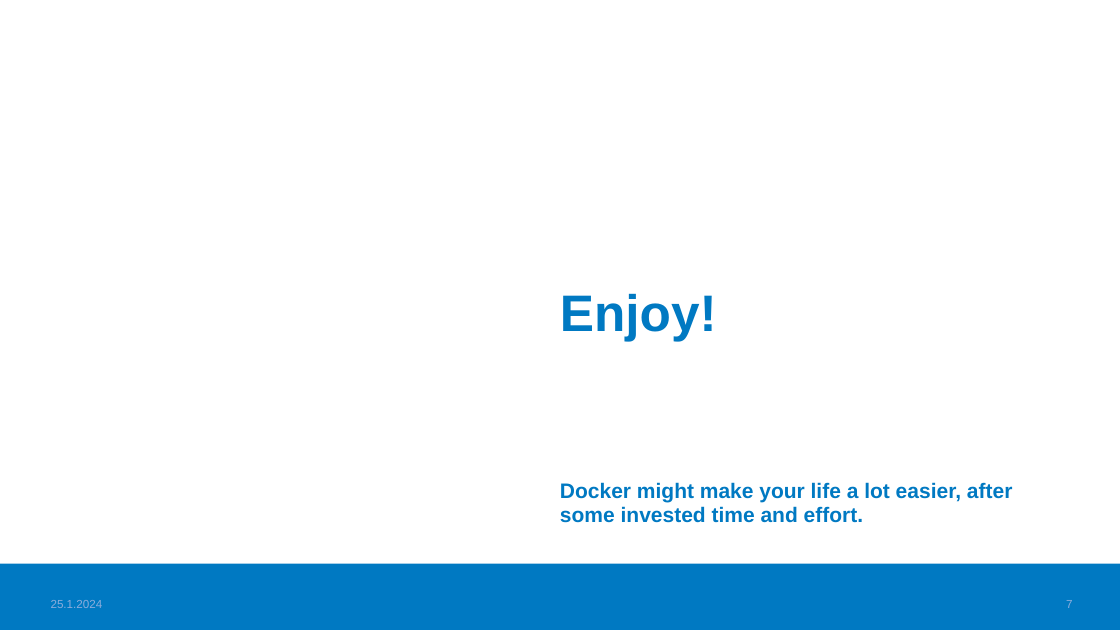
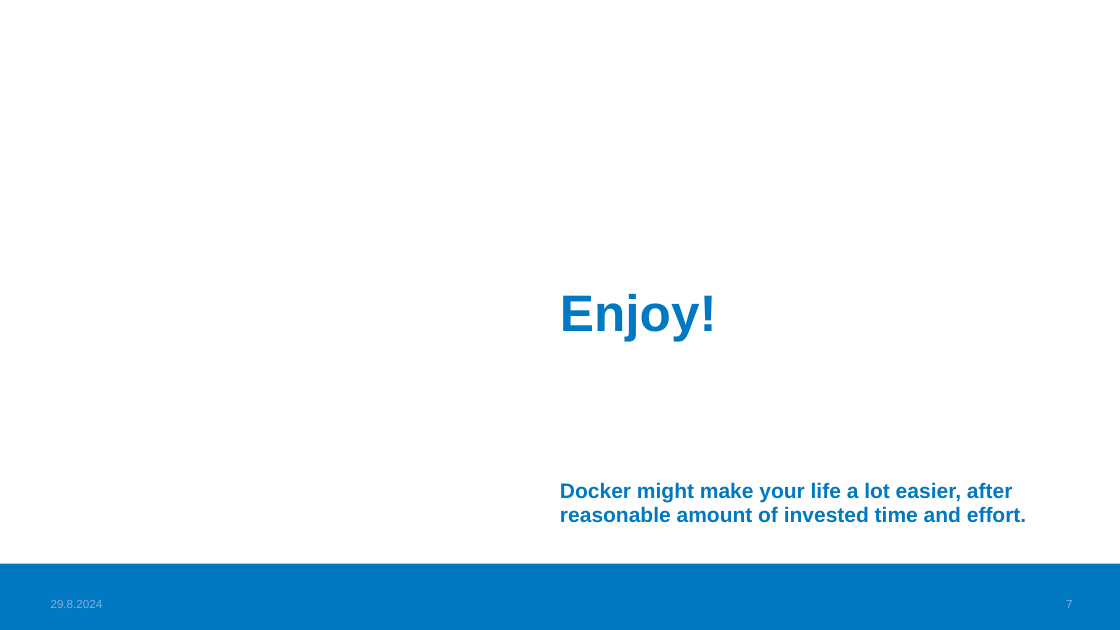
Before and after one commit to haagahelia/ohke-teknologiat, a slide deck: slide 7 of 01_docker/DockerCaseExample.pptx. Drawn at 1120x630 pixels with LibreOffice and Linux fonts; fonts in the diff are those of the drawing; background and template pictures are left out. Boxes give left, top, right and bottom in pixels: in the first picture for what was removed or moved away, otherwise in the second. Text is boxed around its words. In the diff, an @@ line names an element or a change of style, - is before the commit and + after.

Commit message:
Update and improve all Docker materials

```diff
--- a/01_docker/DockerCaseExample.pptx
+++ b/01_docker/DockerCaseExample.pptx
@@ text at <box>560,482,1026,523</box>: text changed @@
-Docker might make your life a lot easier, after some invested time and effort.
+Docker might make your life a lot easier, after reasonable amount of invested time and effort.
@@ text at <box>51,600,103,608</box>: text changed @@
-25.1.2024
+29.8.2024
```
Also in this commit, not shown: 6 other slides changed, 3 other files.
